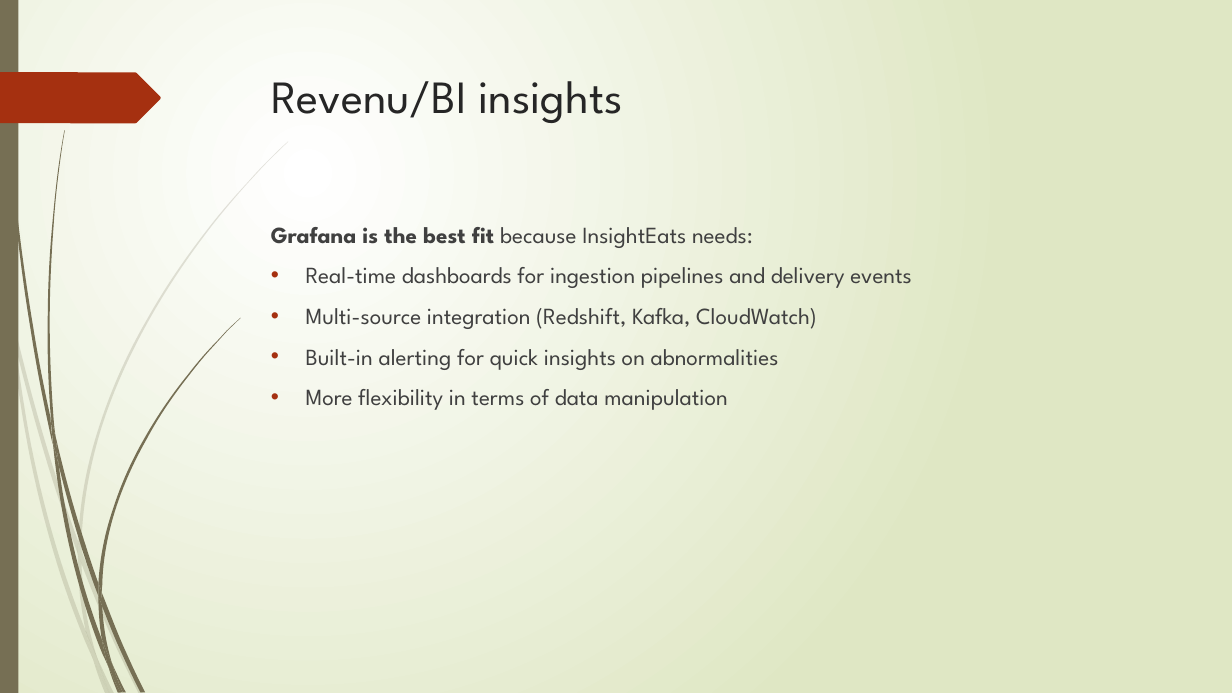
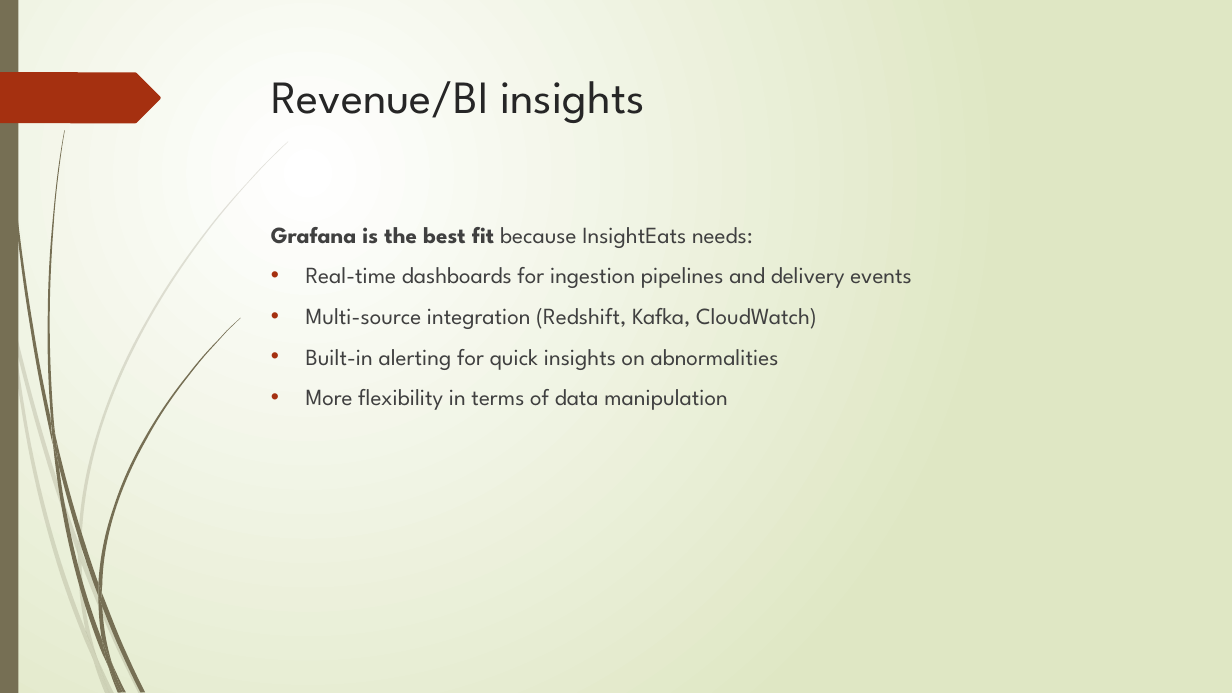
Before and after one commit to gabrielchanyk/food_insights_data_engineering, a slide deck: slide 37 of InsightEats Case Study.pptx. Drawn at 1232x693 pixels with LibreOffice and Linux fonts; fonts in the diff are those of the drawing. Boxes give left, top, right and bottom in pixels: in the first picture for what was removed or moved away, otherwise in the second. Text is boxed around its words. In the diff, an @@ line names an element or a change of style, - is before the commit and + after.

Commit message:
fix spelling

```diff
--- a/InsightEats Case Study.pptx
+++ b/InsightEats Case Study.pptx
@@ title at (271, 81, 644, 123): text changed @@
-Revenu/BI insights
+Revenue/BI insights
```
Also in this commit, not shown: 4 other slides changed.
